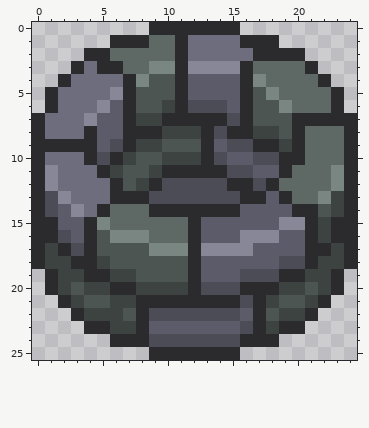
Pixel-art sprite -- Art/16x16 Pixel Art Roguelike (Forest) Pack/Buildings/sewer entrance.png. Above is the file before it was changed.
The file is 25x26 pixels.
After the commit:
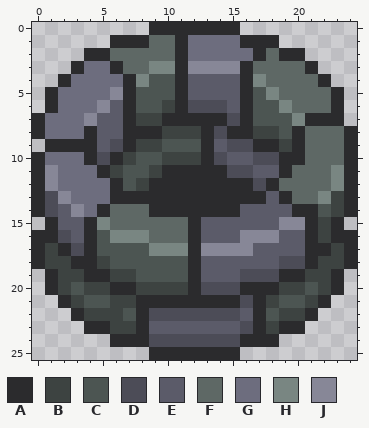
Palette (. is transparent): A #2b2b2d  B #3d4341  C #4c5552  D #4c4c57  E #5b5b69  F #5e6865  G #6d6d7e  H #798682  J #878797
The exact change:
y 2: x 18 A -> F
y 3: x 5 A -> G
y 7: x 20 A -> H; x 24 A -> .
y 9: x 0 A -> .
y 12: x 10..14 DDDDD -> AAAAA
y 13: x 9..15 DDDDDDD -> AAAAAAA
y 15: x 0 A -> .; x 24 A -> .
